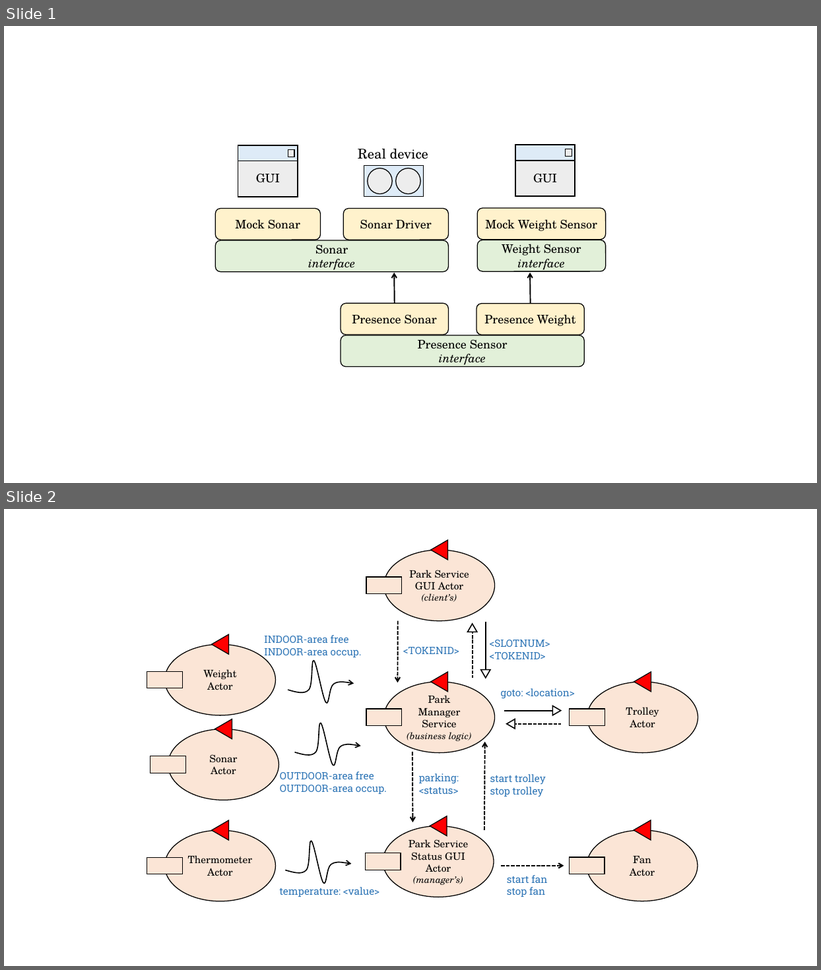
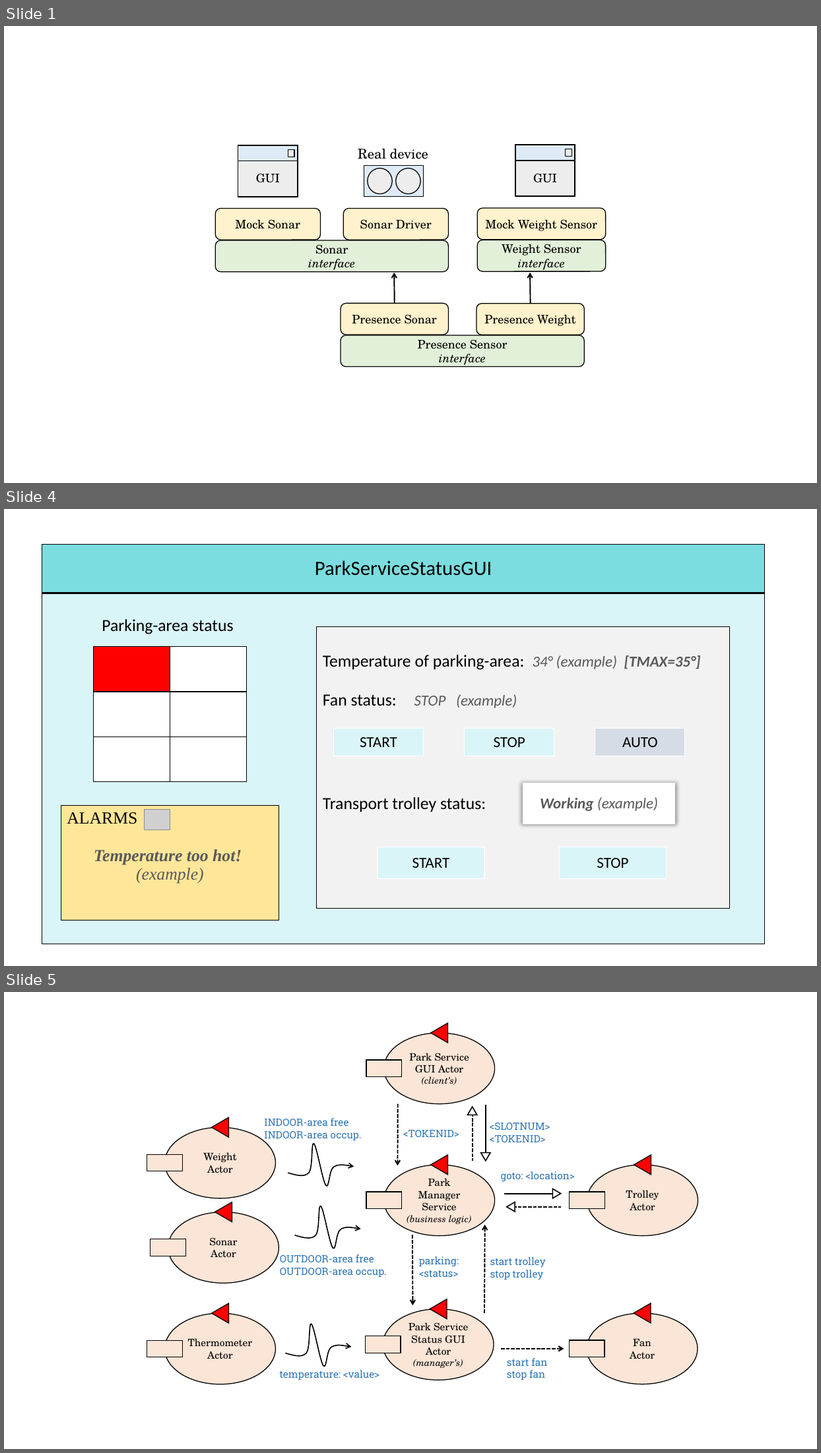
Before and after one commit to JackFantaz/Automated-Car-Parking, a slide deck: userDocs/img/final_task_schema.pptx. Shown one above the other, each under a label of ours: slides 1 and 2 before the commit, slides 1, 4 and 5 after it; the slides between them are not shown. The pictures are 821x970 and 821x1453 pixels, drawn with LibreOffice and Linux fonts; fonts in the diff are those of the drawing; grey boxes stand for pictures. Boxes give left, top, right and bottom in pixels: in the first picture for what was removed or moved away, otherwise in the second. Text is boxed around its words. In the diff, an @@ line names an element or a change of style, - is before the commit and + after.

```diff
--- a/userDocs/img/final_task_schema.pptx
+++ b/userDocs/img/final_task_schema.pptx
@@ slide 4 added at (x1=4, y1=509, x2=817, y2=966), background #FFFFFF @@
@@ table added at (x1=42, y1=544, x2=765, y2=593), 1 rows, 1 columns @@
+ParkServiceStatusGUI
@@ table added at (x1=42, y1=593, x2=765, y2=945), 1 rows, 1 columns @@
+Parking-area status
@@ table added at (x1=317, y1=626, x2=730, y2=908), 1 rows, 1 columns @@
+Temperature of parking-area: 34° (example) [TMAX=35°] / Fan status: STOP (example) / Transport trolley status:
@@ table added at (x1=94, y1=647, x2=246, y2=782), 3 rows, 2 columns @@
+ | 
+ | 
+ | 
@@ table added at (x1=334, y1=729, x2=424, y2=757), 1 rows, 1 columns @@
+START
@@ table added at (x1=465, y1=728, x2=554, y2=756), 1 rows, 1 columns @@
+STOP
@@ table added at (x1=596, y1=728, x2=685, y2=756), 1 rows, 1 columns @@
+AUTO
@@ table added at (x1=523, y1=784, x2=676, y2=825), 1 rows, 1 columns @@
+Working (example)
@@ table added at (x1=61, y1=806, x2=279, y2=921), 1 rows, 1 columns @@
+ALARMS / Temperature too hot! (example)
@@ picture added at (x1=145, y1=810, x2=170, y2=830) @@
@@ table added at (x1=378, y1=848, x2=484, y2=879), 1 rows, 1 columns @@
+START
@@ table added at (x1=560, y1=848, x2=667, y2=879), 1 rows, 1 columns @@
+STOP
@@ what was slide 2 is now slide 5 @@
```
Also in this commit, not shown: 3 other slides added, 1 other file.
